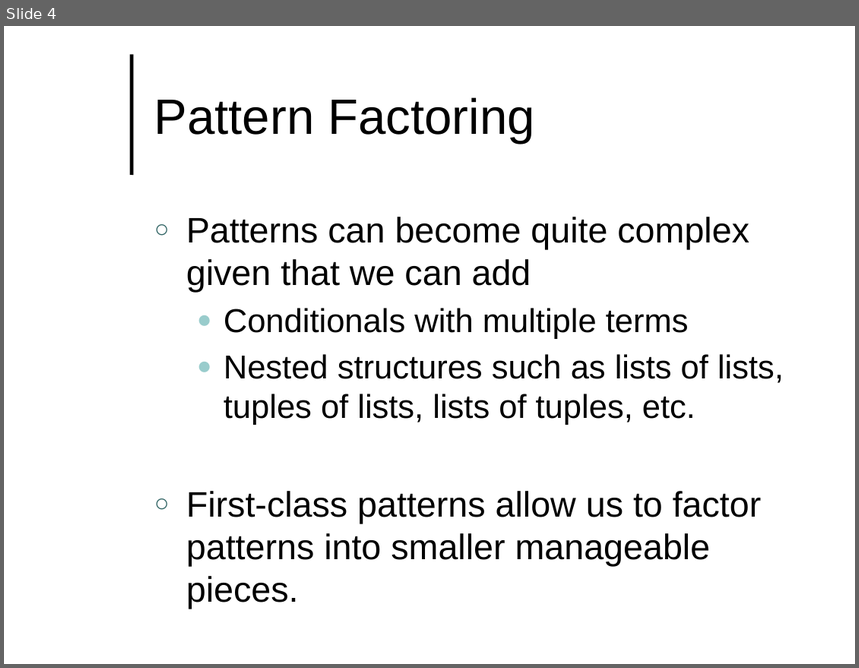
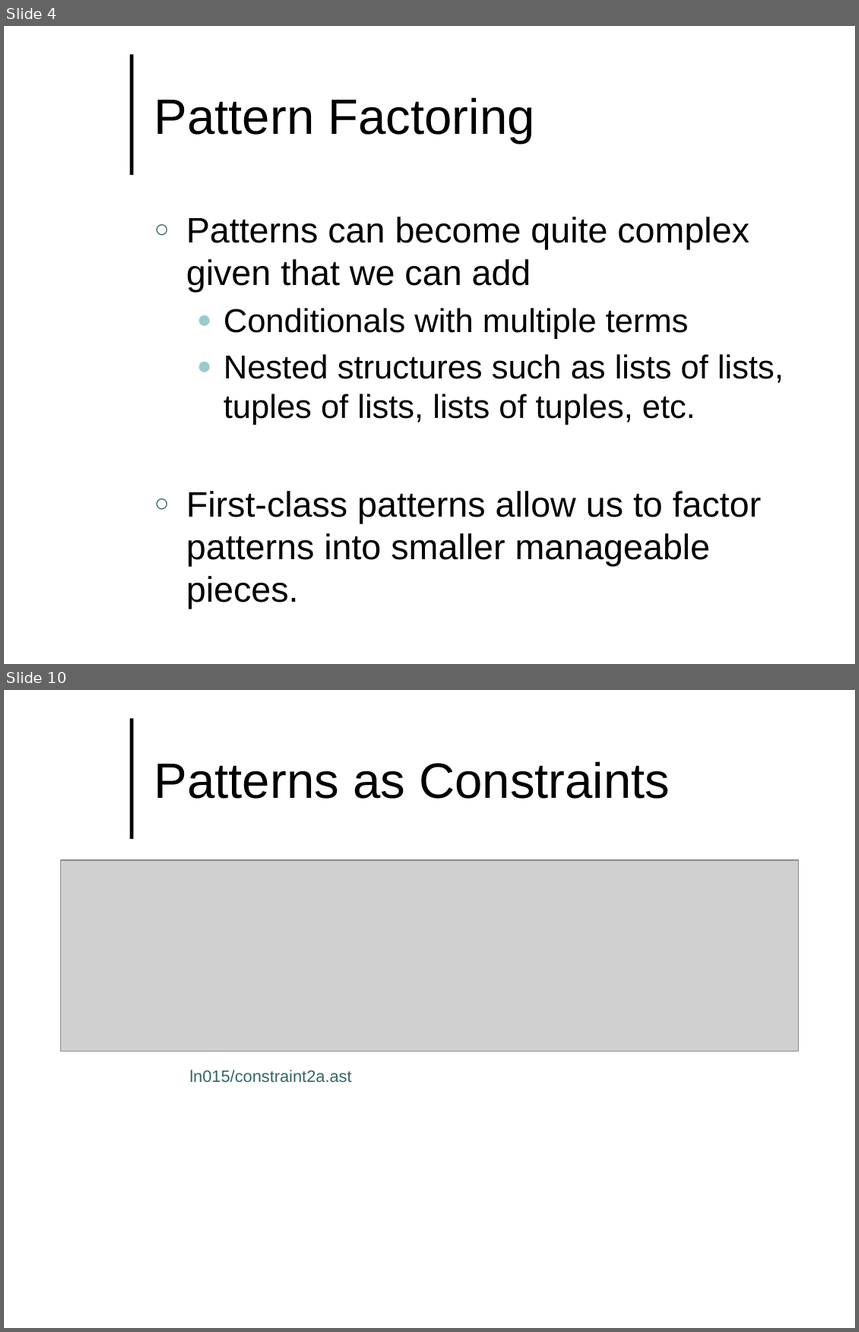
Before and after one commit to lutzhamel/CSC493, a slide deck: notes/csc493-ln015.pptx. Shown one above the other, each under a label of ours: slide 4 before the commit, slides 4 and 10 after it; the slides between them are not shown. The pictures are 859x668 and 859x1332 pixels, drawn with LibreOffice and Linux fonts; fonts in the diff are those of the drawing; grey boxes stand for pictures; background and template pictures are left out. Boxes give left, top, right and bottom in pixels: in the first picture for what was removed or moved away, otherwise in the second. Text is boxed around its words. In the diff, an @@ line names an element or a change of style, - is before the commit and + after.

```diff
--- a/notes/csc493-ln015.pptx
+++ b/notes/csc493-ln015.pptx
@@ slide 10 added at [4,690,855,1328], background #FFFFFF; not listed: 1 template element that a slide beside it also shows @@
@@ title added at [154,761,670,799], 42 pt, text #000000 @@
+Patterns as Constraints
@@ picture added at [61,860,799,1051] @@
@@ text added at [189,1070,351,1083], 14 pt, text #336666 @@
+ln015/constraint2a.ast
```
Also in this commit, not shown: 2 slides changed, 10 other slides added, 7 other files.
